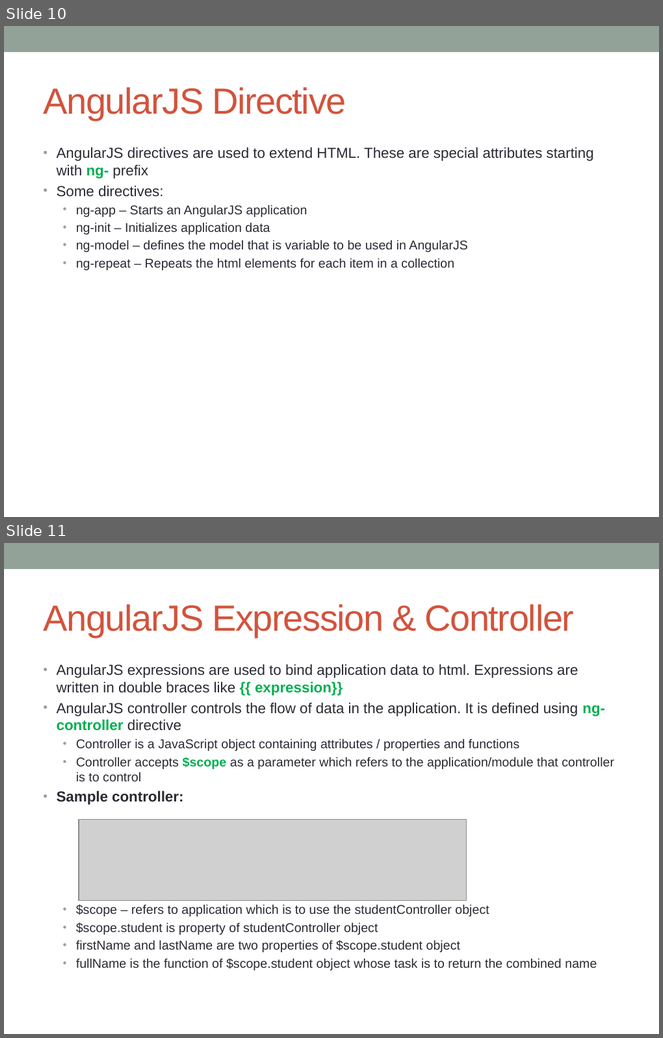
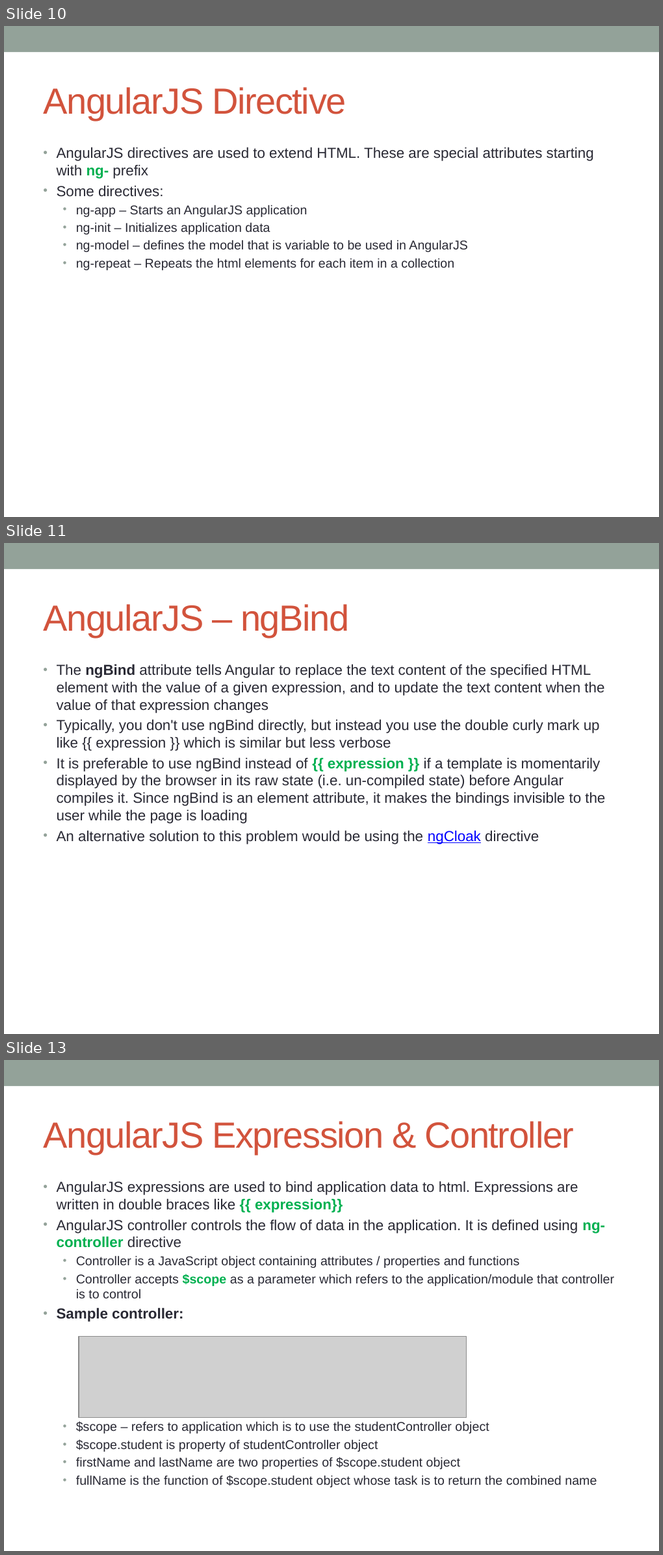
Before and after one commit to notionquest/ProjectDocumentation, a slide deck: AngularJS.pptx. Shown one above the other, each under a label of ours: slides 10 and 11 before the commit, slides 10, 11 and 13 after it; the slides between them are not shown. The pictures are 663x1038 and 663x1555 pixels, drawn with LibreOffice and Linux fonts; fonts in the diff are those of the drawing; grey boxes stand for pictures. Boxes give left, top, right and bottom in pixels: in the first picture for what was removed or moved away, otherwise in the second. Text is boxed around its words. In the diff, an @@ line names an element or a change of style, - is before the commit and + after.

Commit message:
NodeJS and AngJS directives

```diff
--- a/AngularJS.pptx
+++ b/AngularJS.pptx
@@ slide 11 added at (4, 543, 659, 1034), background #FFFFFF; not listed: 1 template element that a slide beside it also shows @@
@@ title added at (43, 604, 349, 637), 40 pt, text #D2533C @@
+AngularJS – ngBind
@@ text added at (57, 664, 605, 845), 16 pt, text #292934 @@
+• The ngBind attribute tells Angular to replace the text content of the specified HTML element with the value of a given expression, and to update the text content when the value of that expression changes
+• Typically, you don't use ngBind directly, but instead you use the double curly mark up like {{ expression }} which is similar but less verbose
+• It is preferable to use ngBind instead of {{ expression }} if a template is momentarily displayed by the browser in its raw state (i.e. un-compiled state) before Angular compiles it. Since ngBind is an element attribute, it makes the bindings invisible to the user while the page is loading
+• An alternative solution to this problem would be using the ngCloak directive
@@ what was slide 11 is now slide 13 @@
```
Also in this commit, not shown: 1 slide changed, 2 other slides added, 1 other file.
